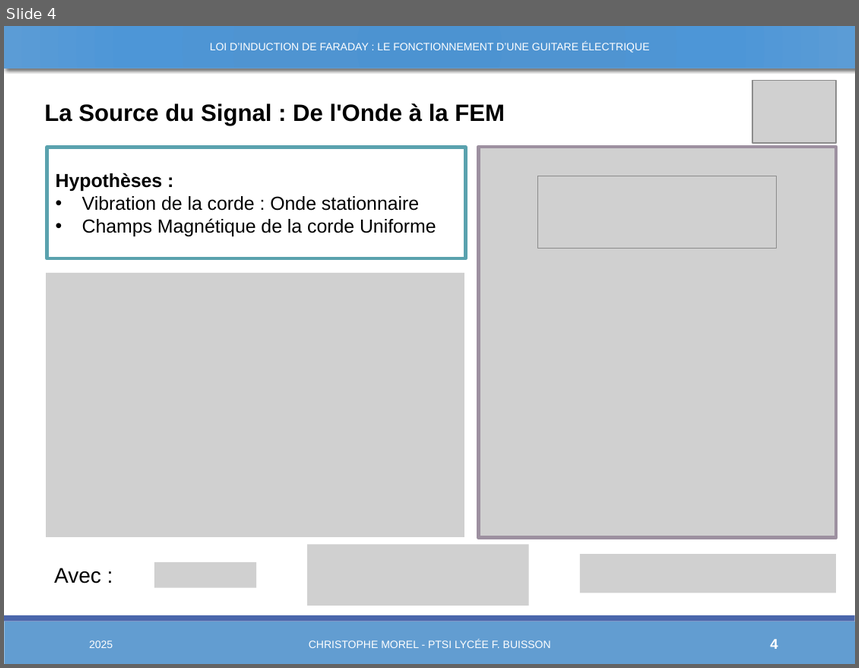
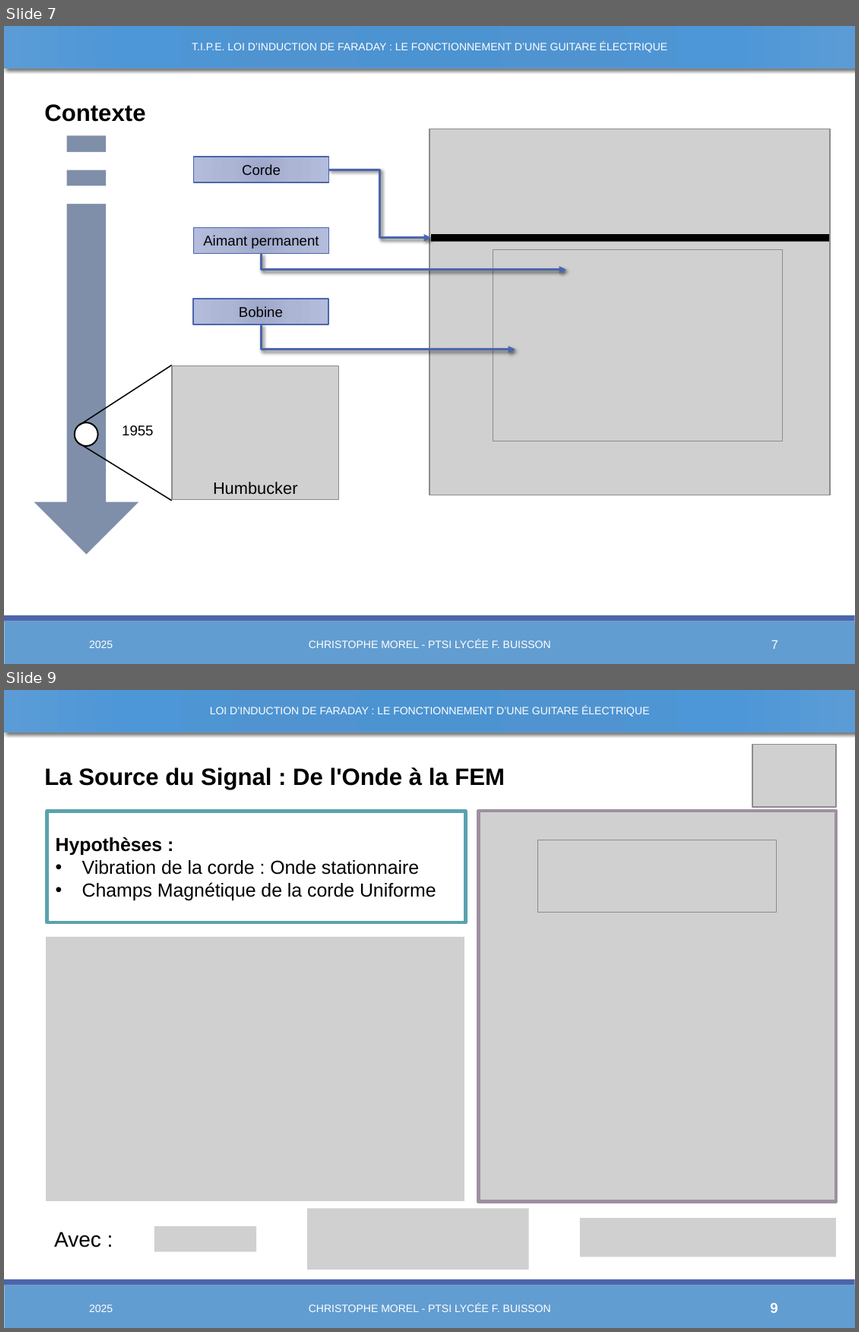
Before and after one commit to Chrismorel7/TIPE---Micro_guitare_elec, a slide deck: Views/Decembre.pptx. Shown one above the other, each under a label of ours: slide 4 before the commit, slides 7 and 9 after it; the slides between them are not shown. The pictures are 859x668 and 859x1332 pixels, drawn with LibreOffice and Linux fonts; fonts in the diff are those of the drawing; grey boxes stand for pictures; background and template pictures are left out. Boxes give left, top, right and bottom in pixels: in the first picture for what was removed or moved away, otherwise in the second. Text is boxed around its words. In the diff, an @@ line names an element or a change of style, - is before the commit and + after.

```diff
--- a/Views/Decembre.pptx
+++ b/Views/Decembre.pptx
@@ slide 7 added at (4,26,855,664), background #FFFFFF; not listed: 2 template elements that a slide beside it also shows @@
@@ rectangle added at (4,26,855,68), fill gradient #4C93D2 to #4F95D2 to #4E97D8 to #5C9DD7, outline #629DD1 1 pt @@
@@ text added at (192,42,668,53), 9 pt, text #FFFFFF @@
+T.I.P.E. LOI D’INDUCTION DE FARADAY : LE FONCTIONNEMENT D’UNE GUITARE ÉLECTRIQUE
@@ text added at (44,104,145,122), 20 pt, text #000000, bold @@
+Contexte
@@ down arrow added at (34,135,139,555), fill #7F8FA9 @@
@@ picture added at (430,129,831,496) @@
@@ rectangle added at (63,152,110,170), fill #FFFFFF @@
@@ rectangle added at (194,157,329,183), fill gradient #9EA7CC to #ADB5D5 to #B4BCDC, outline #4A66AC 1 pt, 12 pt, text #000000 @@
+Corde
@@ elbow arrow added from (329, 170) to (431, 238), #4A66AC 2 pt @@
@@ rectangle added at (62,186,108,204), fill #FFFFFF @@
@@ rectangle added at (194,227,329,253), fill gradient #9EA7CC to #ADB5D5 to #B4BCDC, outline #4A66AC 1 pt, 12 pt, text #000000 @@
+Aimant permanent
@@ elbow arrow added from (261, 253) to (566, 269), #4A66AC 2 pt @@
@@ rectangle added at (431,234,829,242), fill #000000 @@
@@ picture added at (493,250,783,442) @@
@@ rectangle added at (193,298,329,324), fill gradient #9EA7CC to #ADB5D5 to #B4BCDC, outline #4A66AC 1 pt, 12 pt, text #000000 @@
+Bobine
@@ elbow arrow added from (261, 325) to (515, 350), #4A66AC 2 pt @@
@@ rectangle added at (34,423,825,442), fill #FFFFFF, outline #FFFFFF 1.25 pt @@
@@ group added at (75,366,338,501): 2 lines, 1 ellipse, 1 picture, 1 text @@
+1955
@@ text added at (213,482,298,494), 14 pt, text #000000 @@
+Humbucker
@@ text added at (89,641,113,648), 9 pt, text #FFFFFF @@
+2025
@@ text added at (309,639,551,648), 9 pt, text #FFFFFF @@
+CHRISTOPHE MOREL - PTSI LYCÉE F. BUISSON
@@ page number added at (772,641,778,649), 10.5 pt, text #FFFFFF @@
+7
@@ what was slide 4 is now slide 9 @@
@@ page number at (770,1303,778,1313): text changed @@
-4
+9
```
Also in this commit, not shown: 19 slides changed, 5 other slides added, 22 other files.
